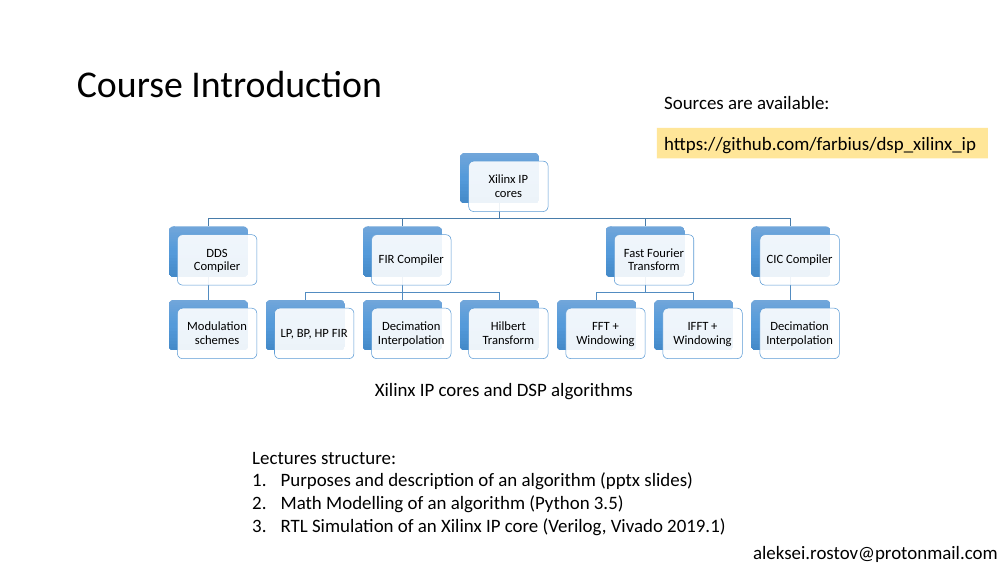
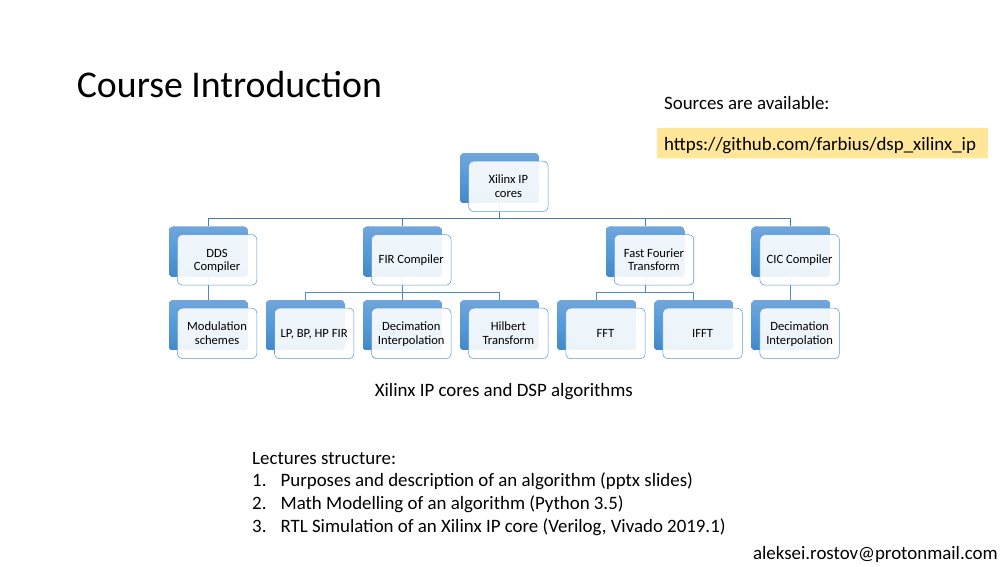
Before and after one commit to farbius/dsp_xilinx_ip, a slide deck: slide 2 of presentation/Xilinx IP cores for Digital Signal Processing.pptx. Drawn at 1008x567 pixels with LibreOffice and Linux fonts; fonts in the diff are those of the drawing. Boxes give left, top, right and bottom in pixels: in the first picture for what was removed or moved away, otherwise in the second. Text is boxed around its words. In the diff, an @@ line names an element or a change of style, - is before the commit and + after.

```diff
--- a/presentation/Xilinx IP cores for Digital Signal Processing.pptx
+++ b/presentation/Xilinx IP cores for Digital Signal Processing.pptx
@@ text at [597,329,615,337]: text changed @@
-FFT + Windowing
+FFT
@@ text at [692,329,713,337]: text changed @@
-IFFT + Windowing
+IFFT
```
Also in this commit, not shown: 3 other slides changed, 6 other files.
